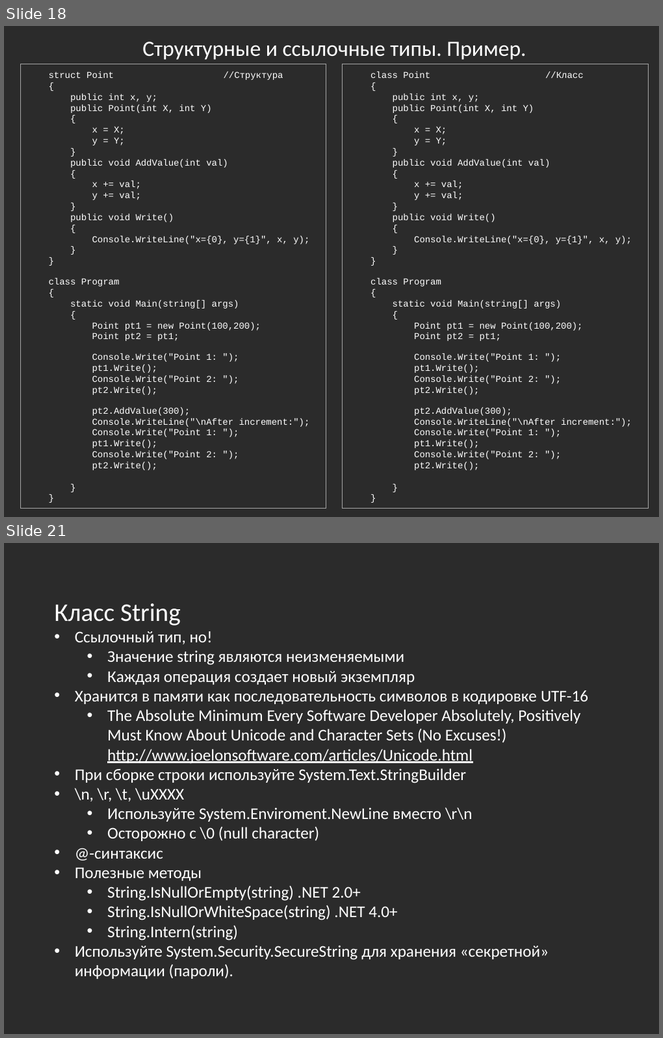
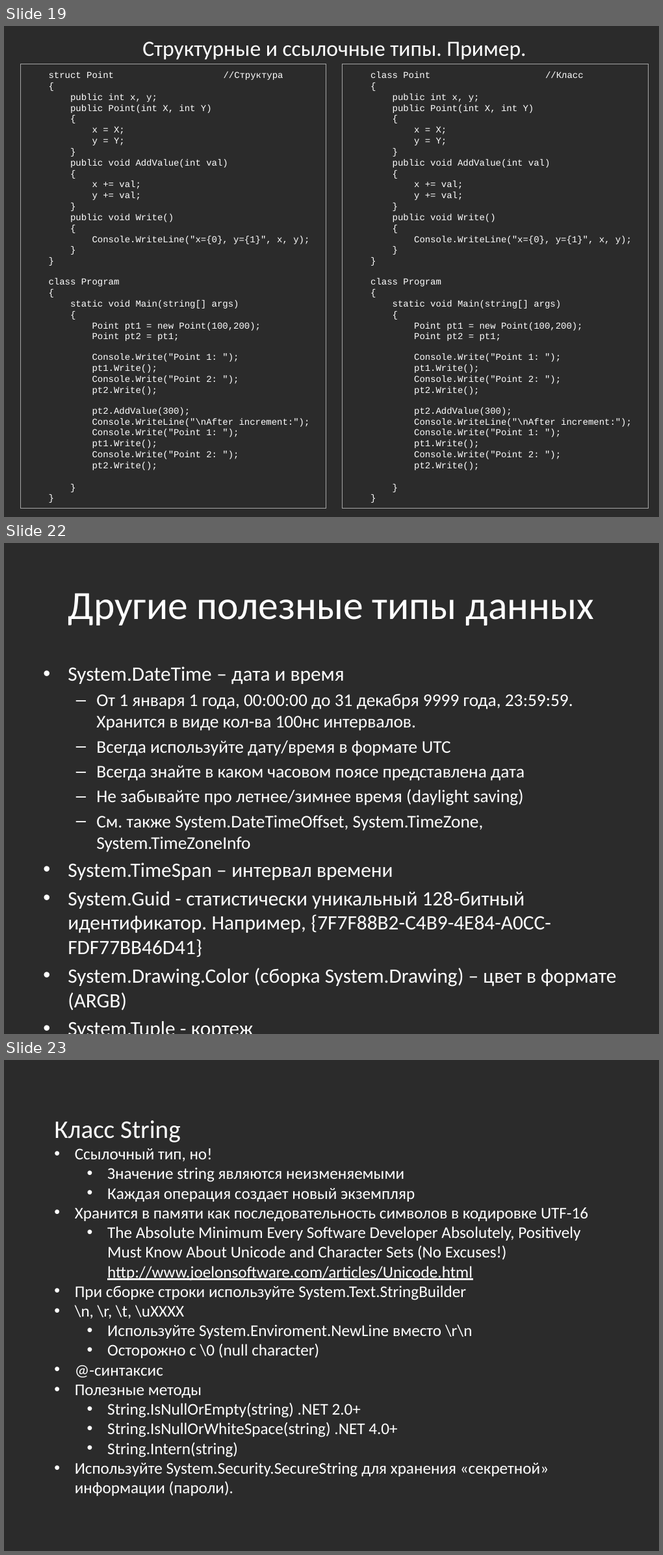
Before and after one commit to bazile/Training, a slide deck: Presentation/lesson-01.pptx. Shown one above the other, each under a label of ours: slides 18 and 21 before the commit, slides 19, 22 and 23 after it; the slides between them are not shown. The pictures are 663x1038 and 663x1555 pixels, drawn with LibreOffice and Linux fonts; fonts in the diff are those of the drawing; background and template pictures are left out; a plain dark background stands for a picture behind light text. Boxes give left, top, right and bottom in pixels: in the first picture for what was removed or moved away, otherwise in the second. Text is boxed around its words. In the diff, an @@ line names an element or a change of style, - is before the commit and + after.

```diff
--- a/Presentation/lesson-01.pptx
+++ b/Presentation/lesson-01.pptx
@@ slide 22 added at <box>4,543,659,1034</box>, background picture (left out) @@
@@ title added at <box>68,593,594,626</box>, 44 pt, text #FFFFFF @@
+Другие полезные типы данных
@@ text added at <box>68,667,616,987</box>, 19.6 pt, text #FFFFFF @@
+• System.DateTime – дата и время
+  – От 1 января 1 года, 00:00:00 до 31 декабря 9999 года, 23:59:59. Хранится в виде кол-ва 100нс интервалов.
+  – Всегда используйте дату/время в формате UTC
+  – Всегда знайте в каком часовом поясе представлена дата
+  – Не забывайте про летнее/зимнее время (daylight saving)
+  – См. также System.DateTimeOffset, System.TimeZone, System.TimeZoneInfo
+• System.TimeSpan – интервал времени
+• System.Guid - статистически уникальный 128-битный идентификатор. Например, {7F7F88B2-C4B9-4E84-A0CC-FDF77BB46D41}
+• System.Drawing.Color (сборка System.Drawing) – цвет в формате (ARGB)
+• System.Tuple - кортеж
@@ what was slide 18 is now slide 19 @@
@@ what was slide 21 is now slide 23 @@
```
Also in this commit, not shown: 5 slides changed, 1 other slide added.
